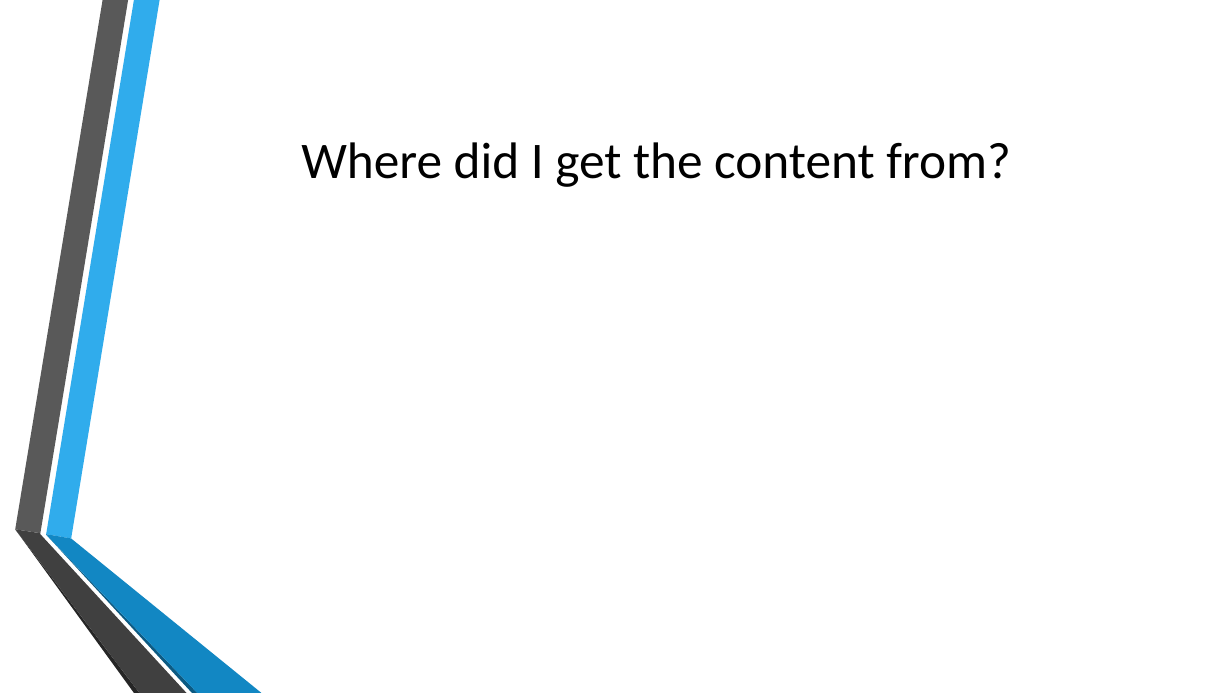
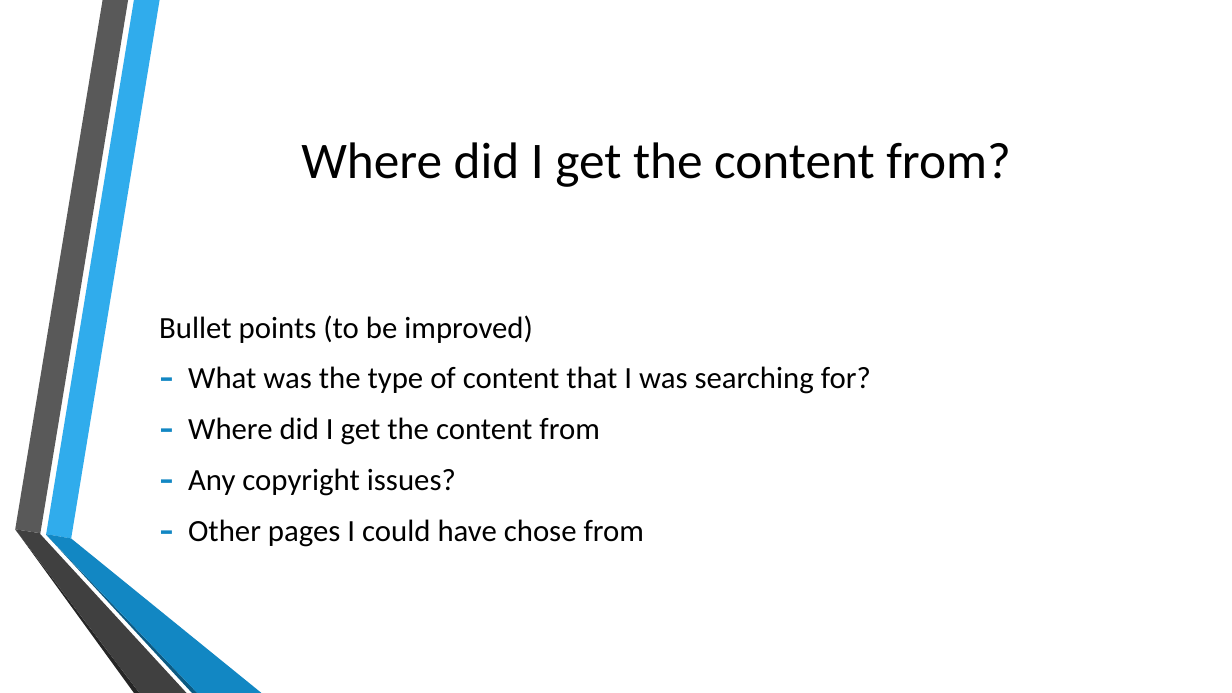
Before and after one commit to estebanlv/EPQ-Website-Project, a slide deck: slide 12 of Documents/Official Documents/Development Presentation.pptx. Drawn at 1232x693 pixels with LibreOffice and Linux fonts; fonts in the diff are those of the drawing; background and template pictures are left out. Boxes give left, top, right and bottom in pixels: in the first picture for what was removed or moved away, otherwise in the second. Text is boxed around its words. In the diff, an @@ line names an element or a change of style, - is before the commit and + after.

```diff
--- a/Documents/Official Documents/Development Presentation.pptx
+++ b/Documents/Official Documents/Development Presentation.pptx
@@ text added at [159,315,871,547], 24 pt, text #000000 @@
+Bullet points (to be improved)
+– What was the type of content that I was searching for?
+– Where did I get the content from
+– Any copyright issues?
+– Other pages I could have chose from
```
Also in this commit, not shown: 7 other slides changed, 2 slides added, 1 slide removed.
